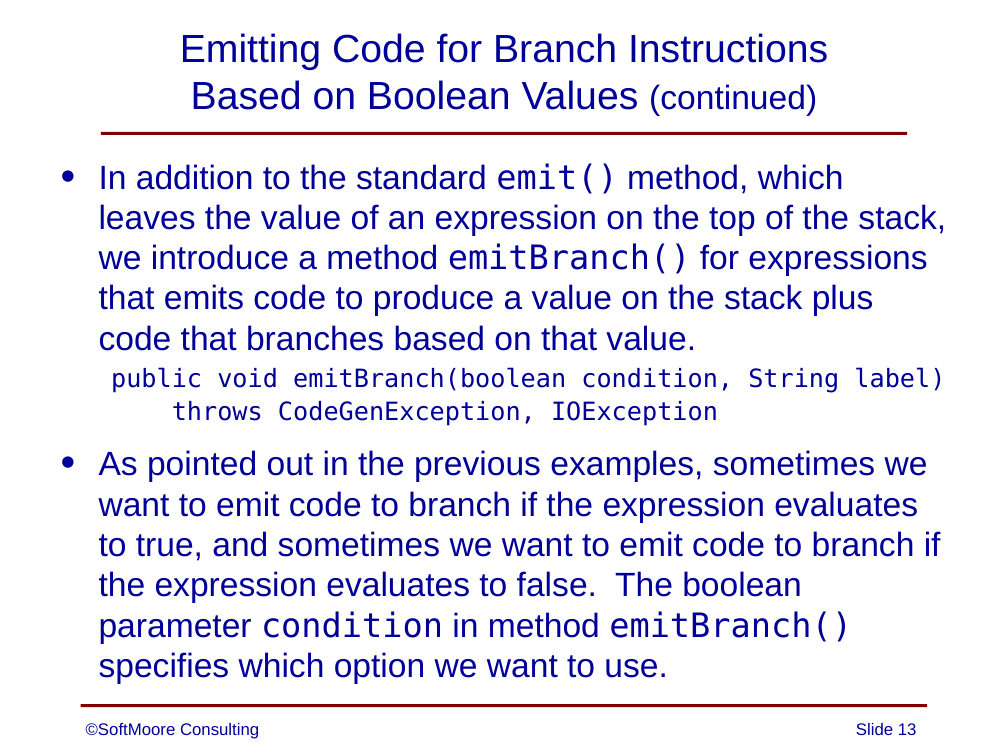
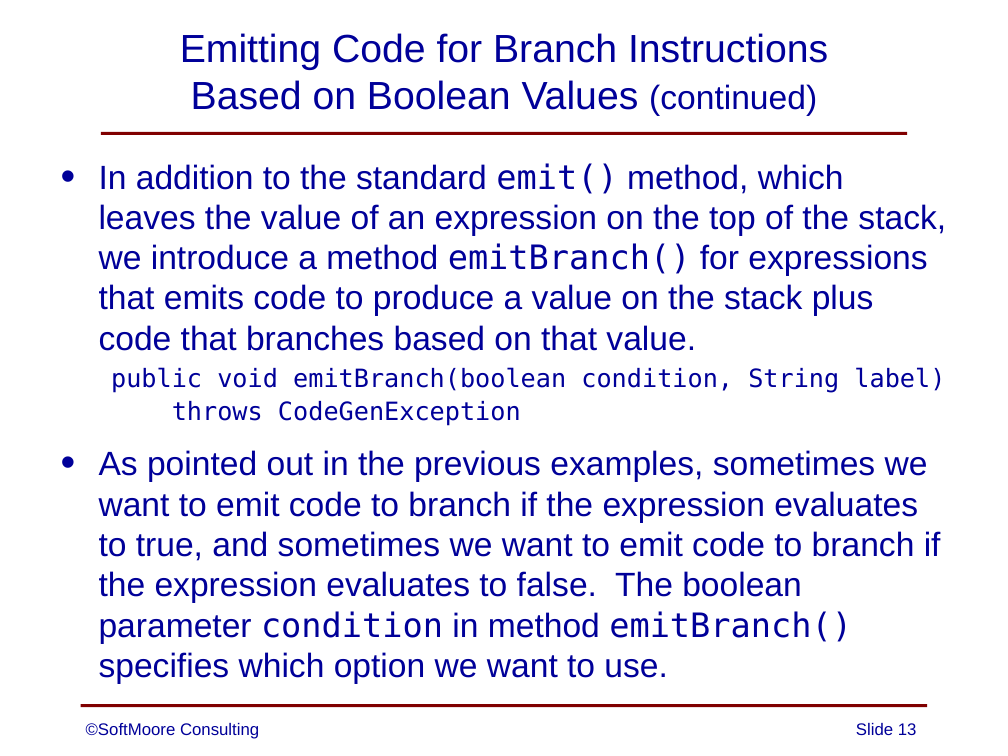
Before and after one commit to SoftMoore/CPRL, a slide deck: slide 13 of PowerPoint/11 - Code Generation.pptx. Drawn at 1008x756 pixels with LibreOffice and Linux fonts; fonts in the diff are those of the drawing. Boxes give left, top, right and bottom in pixels: in the first picture for what was removed or moved away, otherwise in the second. Text is boxed around its words. In the diff, an @@ line names an element or a change of style, - is before the commit and + after.

```diff
--- a/PowerPoint/11 - Code Generation.pptx
+++ b/PowerPoint/11 - Code Generation.pptx
@@ text at [172, 401, 521, 426]: text changed @@
-  throws CodeGenException, IOException
+  throws CodeGenException
```
Also in this commit, not shown: 12 other slides changed, 2 other files.
